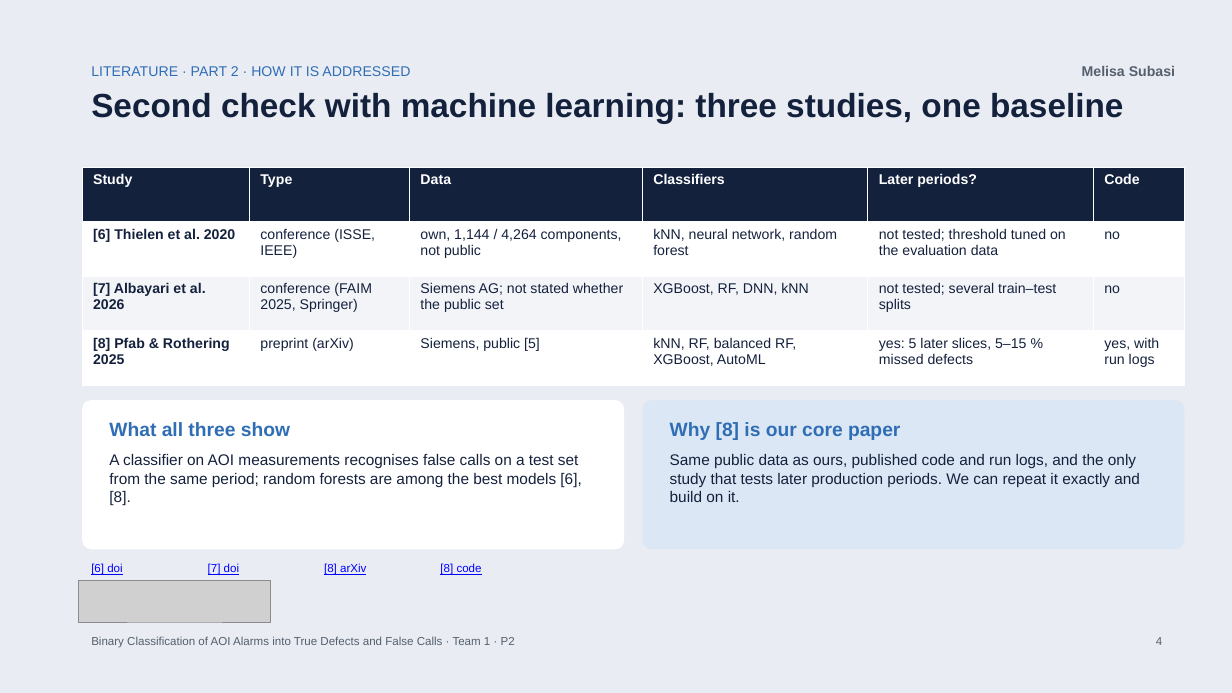
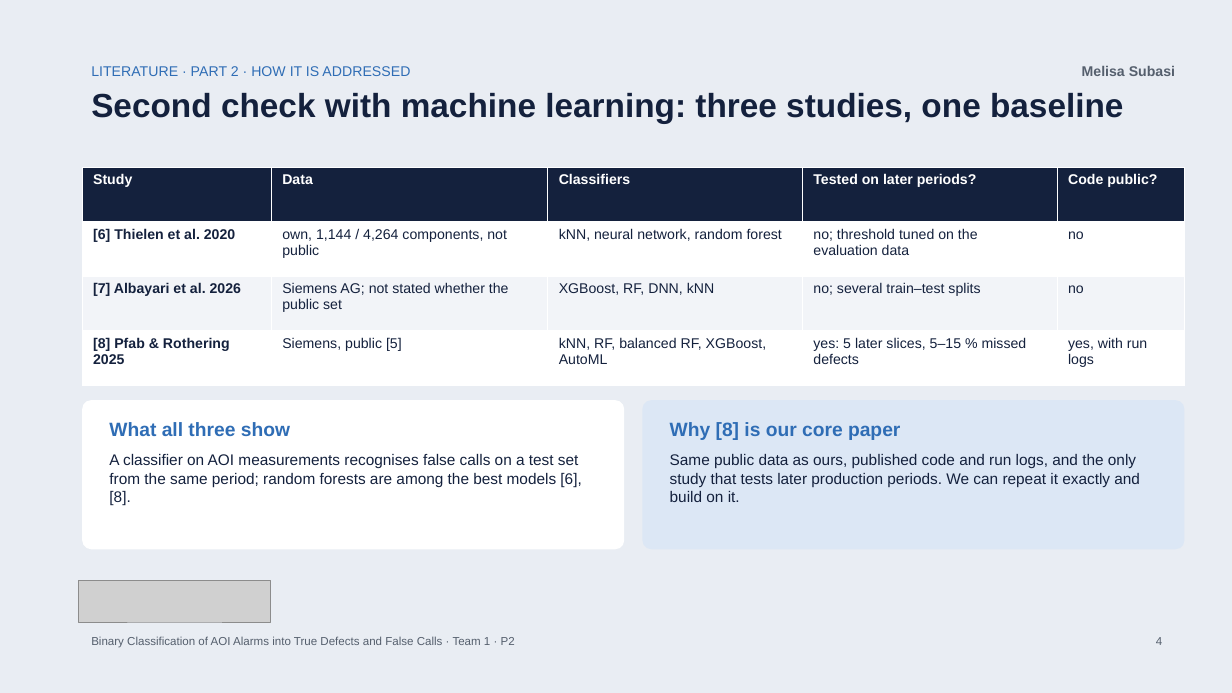
Before and after one commit to bodhi584/aoi-false-call-classification, a slide deck: slide 4 of docs/slides_p2.pptx. Drawn at 1232x693 pixels with LibreOffice and Linux fonts; fonts in the diff are those of the drawing; grey boxes stand for pictures. Boxes give left, top, right and bottom in pixels: in the first picture for what was removed or moved away, otherwise in the second. Text is boxed around its words. In the diff, an @@ line names an element or a change of style, - is before the commit and + after.

```diff
--- a/docs/slides_p2.pptx
+++ b/docs/slides_p2.pptx
@@ table at box(82, 167, 1186, 385) @@
-column 2: Type | conference (ISSE, IEEE) | conference (FAIM 2025, Springer) | preprint (arXiv)
-column 5: Later periods? | not tested; threshold tuned on the evaluation data | not tested; several train–test splits | yes: 5 later slices, 5–15 % missed defects
+column 4: Tested on later periods? | no; threshold tuned on the evaluation data | no; several train–test splits | yes: 5 later slices, 5–15 % missed defects
-column 5, row 1: Code
+column 5, row 1: Code public?
@@ text removed at box(91, 563, 122, 575) @@
-[6] doi
@@ text removed at box(208, 563, 239, 575) @@
-[7] doi
@@ text removed at box(324, 563, 366, 575) @@
-[8] arXiv
@@ text removed at box(440, 563, 482, 575) @@
-[8] code
```
Also in this commit, not shown: 1 other slide changed, 4 slides added, 1 slide removed, 1 other file.
